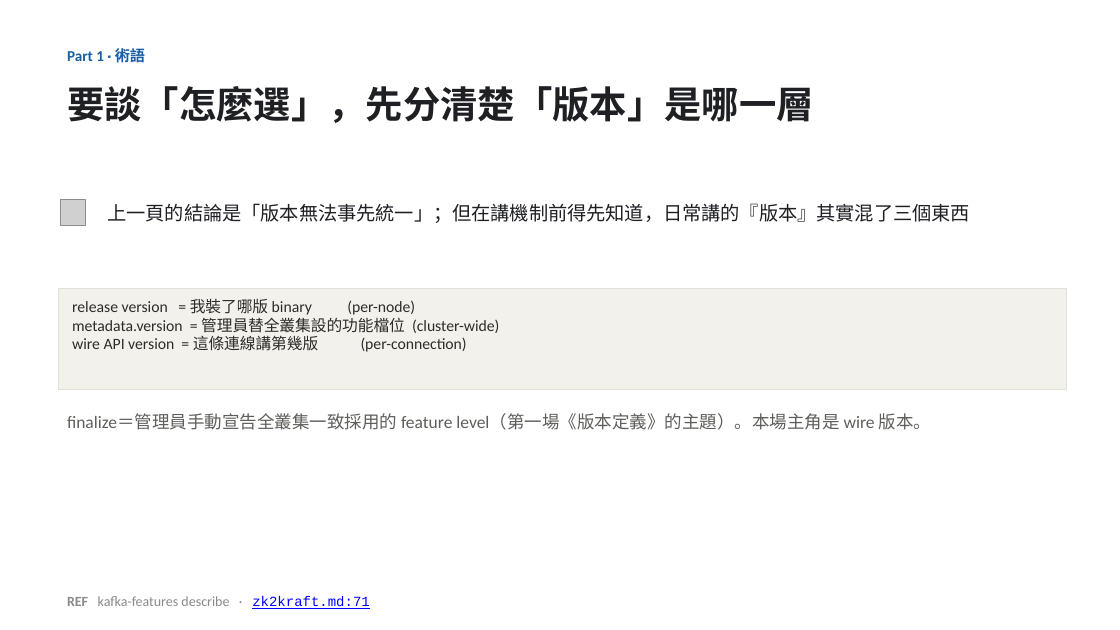
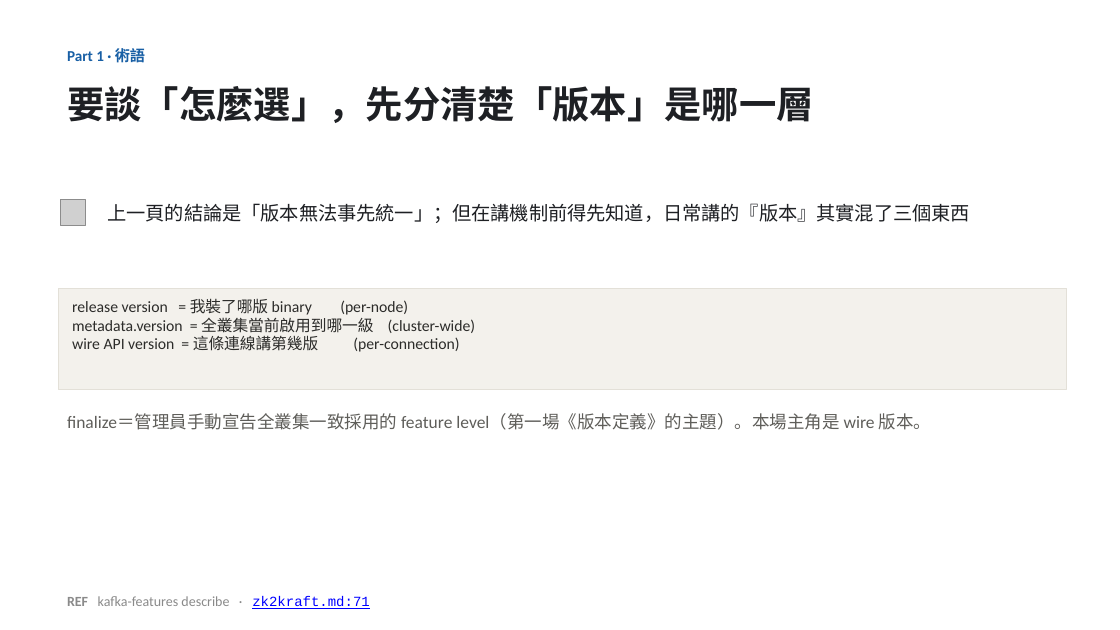
Before and after one commit to unknowntpo/kafka, a slide deck: slide 4 of study/version-control/kafka-version-negotiation.pptx. Drawn at 1120x630 pixels with LibreOffice and Linux fonts; fonts in the diff are those of the drawing; grey boxes stand for pictures. Boxes give left, top, right and bottom in pixels: in the first picture for what was removed or moved away, otherwise in the second. Text is boxed around its words. In the diff, an @@ line names an element or a change of style, - is before the commit and + after.

Commit message:
study(version-control): 術語頁 MV 改「全叢集當前啟用到哪一級」——「功能檔位」太窄（MV 還驅動 RPC 協定/record 格式，非只功能），扣第一場「當前啟用範圍」框架

```diff
--- a/study/version-control/kafka-version-negotiation.pptx
+++ b/study/version-control/kafka-version-negotiation.pptx
@@ text in rectangle at [72,318,475,336]: text changed @@
-metadata.version = 管理員替全叢集設的功能檔位 (cluster-wide)
+metadata.version = 全叢集當前啟用到哪一級 (cluster-wide)
```
Also in this commit, not shown: 1 other file.
